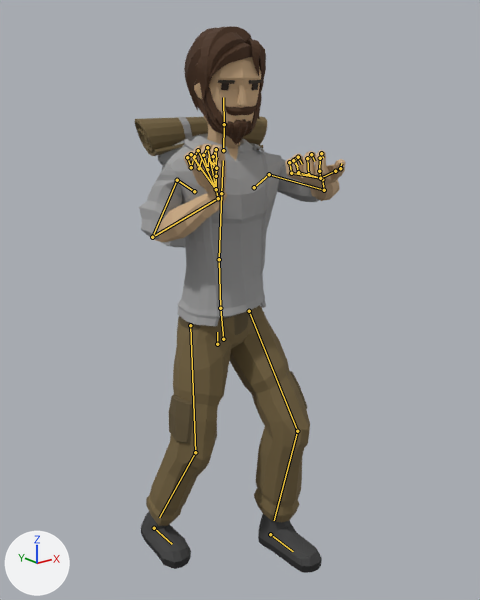
Renders of the glTF model assets/art/3d/clips-foot.glb from each side of a commit.
Rendered twice from a 50 mm camera at (-1.254, -1.698, 1.604) aimed at (0.005, -0.125, 0.975). Arrows for +X, +Y and +Z are at lower left; the lights stay in place. The older version comes first. Both versions are drawn at frame 3 of the action 'Spear_Thrust'; the numbers are the values there. The bones that change, and the others that lie on the model, are drawn over the model as lines.

In view in the first picture: 'Adventurer_Body', 'Adventurer_Feet', 'Adventurer_Head', 'Adventurer_Legs', 'Backpack'.
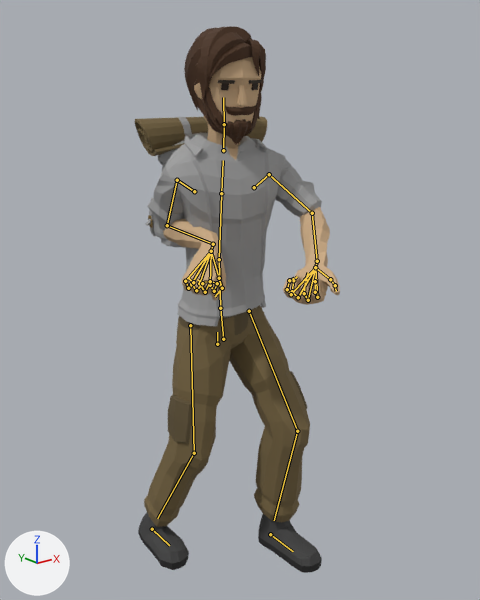
Commit message: Base spear thrust on brace guard with elbow beneath shoulder

Pixel boxes (x1, y1, x2, y2) of what changed, in the pictures (480 x 600 px):
'Adventurer_Body', posed (7% narrower)
    before: (139, 134, 346, 326)
    after: (148, 133, 340, 326)
'Adventurer_Legs', posed
    before: (146, 305, 310, 526)
    after: (144, 305, 310, 527)
'Adventurer_Feet', posed
    before: (141, 512, 322, 573)
    after: (138, 512, 322, 573)
bone 'UpperArm.L', root to tip
    before: (269, 174) to (324, 190)
    after: (269, 174) to (312, 213)
bone 'LowerArm.L', root to tip
    before: (324, 190) to (322, 179)
    after: (312, 213) to (317, 261)
bone 'Wrist.L', root to tip
    before: (322, 179) to (320, 178)
    after: (317, 261) to (315, 267)
bone 'UpperArm.R', root to tip
    before: (177, 180) to (152, 237)
    after: (177, 180) to (167, 225)
bone 'LowerArm.R', root to tip
    before: (152, 237) to (218, 198)
    after: (167, 225) to (213, 244)
bone 'Wrist.R', root to tip
    before: (218, 198) to (216, 189)
    after: (213, 244) to (211, 251)
bone 'UpperLeg.R', root to tip
    before: (190, 325) to (195, 452)
    after: (190, 325) to (194, 453)
bone 'Foot.R', root to tip
    before: (154, 528) to (172, 544)
    after: (152, 529) to (169, 545)

The change in detail:
Bone 'UpperArm.L' (bone_upperarm_l) turns from (-105, -81, 54) to (-59, -50, -4) degrees about its own x, y and z.
Bone 'LowerArm.L' (bone_lowerarm_l) turns from (-106, -13, 86) to (-80, -37, 57) degrees about its own x, y and z.
Bone 'Wrist.L' (bone_wrist_l) turns from (-1, -2, 6) to (-2, -2, 8) degrees about its own x, y and z.
Bone 'UpperArm.R' (bone_upperarm_r) turns from (-75, 26, -37) to (-66, -15, -56) degrees about its own x, y and z.
Bone 'LowerArm.R' (bone_lowerarm_r) turns from (-89, -48, -116) to (-60, -12, 161) degrees about its own x, y and z.
Bone 'Wrist.R' (bone_wrist_r) turns from (-30, 0, -57) to (-19, 0, -52) degrees about its own x, y and z.
Bone 'UpperLeg.R' (bone_upperleg_r) turns from (-3, 1, -1) to (-4, 1, -1) degrees about its own x, y and z.
Bone 'Foot.R' (bone_foot_r) moves from (-0.039, -0.252, -0.001) to (-0.049, -0.252, -0.001).
